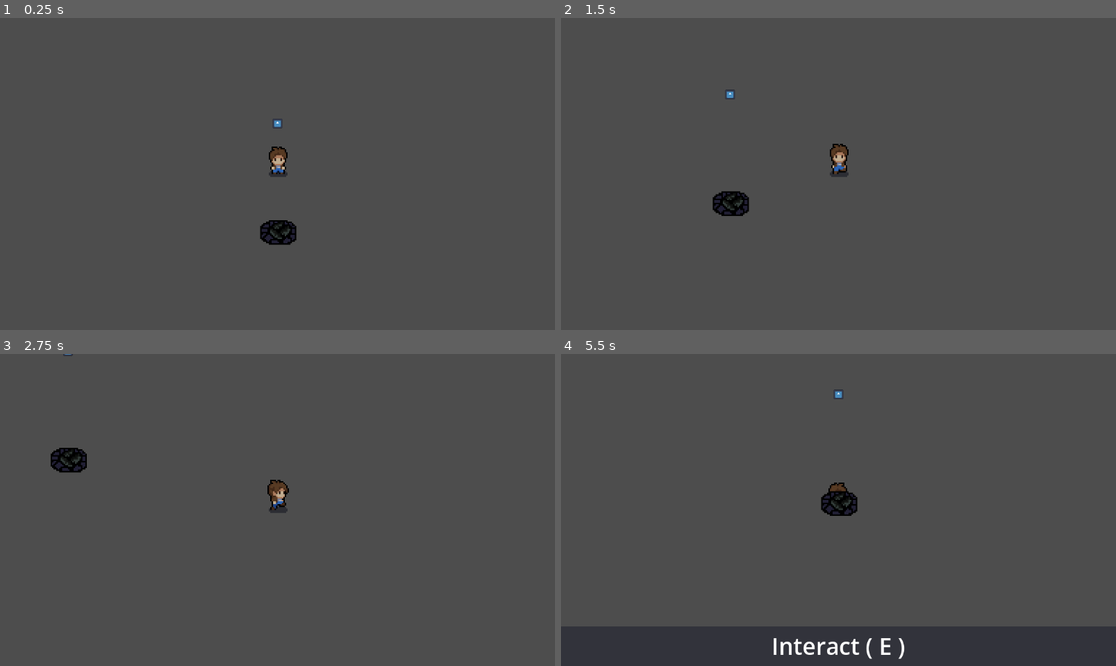
Above: before the commit, frames 1-4 (two rows, left to right).
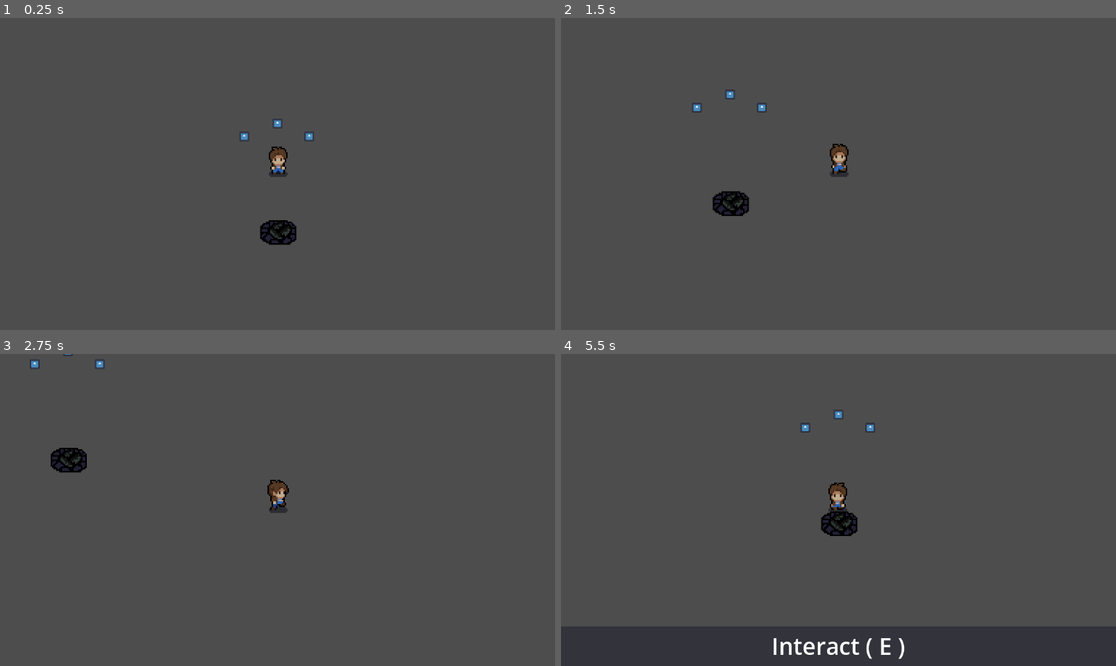
Above: after the commit, the same moments.

Repository: orcakt/gamejam-feb-2026
Game: Godot game, scene res://tests/test_interactions.tscn
Same seed, same stepped clock (60 frames per second), same inputs: the game is played once before the commit and once after it. This scene is started directly instead of the project's main scene. The engine's default icon, where the game draws it, is replaced by a stand-in: a white triangle on a blue panel in a dark square.
Inputs:
- Up to frame 1 (0.25 s): no input
- Up to frame 2 (1.5 s): tap Enter (craft_item) at 0.5, 1.35 s; hold Right (ui_right) 0.53-1.28 s; hold E (interact) 0.53-1.28 s; hold Down (ui_down) from 1.28 s (still down)
- Up to frame 3 (2.75 s): tap E (interact) at 1.55 s; release Down (ui_down) at 2.03 s; hold Right (ui_right) from 2.03 s (still down); hold E (interact) from 2.03 s (still down)
- Up to frame 4 (5.5 s): release Right (ui_right) at 2.78 s; release E (interact) at 2.78 s; hold Up (ui_up) 2.78-3.53 s; tap Ctrl at 2.85 s; tap E (interact) at 3.05, 4.55 s; hold E (interact) 3.53-4.28 s; hold Left (ui_left) 3.53-5.03 s; tap U at 3.6 s; tap Tab (open_crafting_menu) at 4.15 s; tap T at 4.35 s; tap Escape (ui_cancel) at 4.9 s; hold Down (ui_down) from 5.03 s (still down); hold E (interact) from 5.03 s (still down)

The runs differ from the first frame. In frame 1, less than 0.1% of the frame differs, in the area x 43-57%, y 36-40%; in frame 2, less than 0.1%; in frame 3, less than 0.1%; in frame 4, 1.0%, in the area x 43-57%, y 11-59%.

Commit message:
campfire ui functional

Diff:
--- a/stone-pine-survival/project.godot
+++ b/stone-pine-survival/project.godot
@@ -39,6 +39,14 @@
 
 [input]
 
+ui_accept={
+"deadzone": 0.5,
+"events": [Object(InputEventKey,"resource_local_to_scene":false,"resource_name":"","device":0,"window_id":0,"alt_pressed":false,"shift_pressed":false,"ctrl_pressed":false,"meta_pressed":false,"pressed":false,"keycode":4194309,"physical_keycode":0,"key_label":0,"unicode":0,"location":0,"echo":false,"script":null)
+, Object(InputEventKey,"resource_local_to_scene":false,"resource_name":"","device":0,"window_id":0,"alt_pressed":false,"shift_pressed":false,"ctrl_pressed":false,"meta_pressed":false,"pressed":false,"keycode":4194310,"physical_keycode":0,"key_label":0,"unicode":0,"location":0,"echo":false,"script":null)
+, Object(InputEventKey,"resource_local_to_scene":false,"resource_name":"","device":0,"window_id":0,"alt_pressed":false,"shift_pressed":false,"ctrl_pressed":false,"meta_pressed":false,"pressed":false,"keycode":32,"physical_keycode":0,"key_label":0,"unicode":32,"location":0,"echo":false,"script":null)
+, Object(InputEventKey,"resource_local_to_scene":false,"resource_name":"","device":-1,"window_id":0,"alt_pressed":false,"shift_pressed":false,"ctrl_pressed":false,"meta_pressed":false,"pressed":false,"keycode":0,"physical_keycode":69,"key_label":0,"unicode":101,"location":0,"echo":false,"script":null)
+]
+}
 open_crafting_menu={
 "deadzone": 0.2,
 "events": [Object(InputEventKey,"resource_local_to_scene":false,"resource_name":"","device":-1,"window_id":0,"alt_press …(195 unchanged characters)…
--- a/stone-pine-survival/systems/inventory/inventory.gd
+++ b/stone-pine-survival/systems/inventory/inventory.gd
@@ -7,7 +7,7 @@
 var items: Dictionary[Item, int]
 
 
-func add(item: Item, amount: int) -> void:
+func add(item: Item, amount: int = 1) -> void:
 	if items.has(item):
 		items[item] += amount
 	else:
@@ -16,7 +16,7 @@
 	item_updated.emit(item, items[item])
 
 
-func remove(item: Item, amount: int) -> void:
+func remove(item: Item, amount: int = 1) -> void:
 	if items.has(item):
 		items[item] -= amount
 		var new_value = items[item]
--- a/stone-pine-survival/tests/test_interactions.tscn
+++ b/stone-pine-survival/tests/test_interactions.tscn
@@ -17,6 +17,14 @@
 position = Vector2(0, -35)
 item = ExtResource("3_1mk4n")
 
+[node name="WorldItem2" parent="." unique_id=1537467193 instance=ExtResource("2_fcdxs")]
+position = Vector2(-23, -26)
+item = ExtResource("3_1mk4n")
+
+[node name="WorldItem3" parent="." unique_id=346009173 instance=ExtResource("2_fcdxs")]
+position = Vector2(22, -26)
+item = ExtResource("3_1mk4n")
+
 [node name="Campfire" parent="." unique_id=1333735154 instance=ExtResource("3_j5o7t")]
 position = Vector2(0, 37)
 
--- a/stone-pine-survival/ui/game/campfire/campfire_ui.gd
+++ b/stone-pine-survival/ui/game/campfire/campfire_ui.gd
@@ -12,12 +12,12 @@
 	return campfire != null
 
 
-func interact(cmp: Campfire) -> void:
+func open(cmp: Campfire) -> void:
 	campfire = cmp
 	visible = true
 
 
-func disengage() -> void:
+func close() -> void:
 	visible = false
 	campfire = null
 
--- a/stone-pine-survival/ui/game/campfire/campfire_ui.tscn
+++ b/stone-pine-survival/ui/game/campfire/campfire_ui.tscn
@@ -95,5 +95,4 @@
 grow_horizontal = 2
 grow_vertical = 2
 max_value = 1.0
-fill_mode = 1
 show_percentage = false
--- a/stone-pine-survival/ui/game/inventory_ui.gd
+++ b/stone-pine-survival/ui/game/inventory_ui.gd
@@ -15,19 +15,25 @@
 func open() -> void:
 	visible = true
 	focused_index = 0
+	item_list.select(0)
+
 
 func close() -> void:
 	visible = false
 
-func next_item() -> Item:
+
+func select_item() -> Item:
+	return item_dict.find_key(focused_index)
+
+
+func next_item() -> void:
 	focused_index = (focused_index + 1) % item_dict.size()
 	item_list.select(focused_index)
-	return item_dict.find_key(focused_index)
 
-func prev_item() -> Item:
+
+func prev_item() -> void:
 	focused_index = (focused_index - 1) % item_dict.size()
 	item_list.select(focused_index)
-	return item_dict.find_key(focused_index)
 
 
 ### Sets the value of the item.
--- a/stone-pine-survival/ui/game/inventory_ui.tscn
+++ b/stone-pine-survival/ui/game/inventory_ui.tscn
@@ -60,7 +60,6 @@
 grow_horizontal = 2
 grow_vertical = 2
 theme_override_styles/panel = SubResource("StyleBoxFlat_jyxci")
-item_count = 1
 max_columns = 6
 same_column_width = true
 icon_mode = 0
--- a/stone-pine-survival/world/camp/campfire.gd
+++ b/stone-pine-survival/world/camp/campfire.gd
@@ -25,12 +25,18 @@
 var current_fuel: float
 
 
-func add_fuel(item: Item) -> void:
+func add_fuel(item: Item) -> bool:
+	# ensure item is burnable
+	if not fuel_types.has(item):
+		return false
+
 	# increase fuel amount per item
 	current_fuel += fuel_types[item]
 
 	# set the appropriate level
 	_set_level()
+
+	return true
 
 
 func _process(delta: float) -> void:
--- a/stone-pine-survival/world/camp/campfire.tscn
+++ b/stone-pine-survival/world/camp/campfire.tscn
@@ -12,7 +12,7 @@
 
 [node name="Campfire" type="StaticBody2D" unique_id=939318910]
 collision_layer = 4
-collision_mask = 2
+collision_mask = 3
 script = ExtResource("1_08kra")
 fuel_types = Dictionary[ExtResource("2_2cq4u"), int]({
 ExtResource("3_vhmcb"): 3,
--- a/stone-pine-survival/world/player/player.gd
+++ b/stone-pine-survival/world/player/player.gd
@@ -1,6 +1,11 @@
 class_name Player
 extends CharacterBody2D
 
+
+enum InputState {
+	WORLD,
+	UI
+}
 
 const SPEED = 100.0
 
@@ -11,6 +16,8 @@
 @onready var inventory: Inventory = $Inventory
 @onready var interact_popup: InteractPopup = %InteractPopup
 
+var input_state: InputState
+
 
 func _ready() -> void:
 	# Only enable camera for the local player
@@ -20,22 +27,16 @@
 
 func _physics_process(delta):
 	# Remote players will have their position synced via MultiplayerSynchronizer
-	if is_multiplayer_authority():
+	if is_multiplayer_authority() && input_state == InputState.WORLD:
 		player_movement(delta)
 
 
-func _input(event) -> void:
-	if event.is_action_pressed("interact") && interaction_field.can_interact():
-		var interactable: Interactable = interaction_field.interact(global_position)
-		if interactable is WorldItem:
-			# add item to inventory
-			inventory.add(interactable.item, 1)
-			interactable.destroy()
-		elif interactable is Campfire && not campfire_ui.connected():
-			# open campfire ui
-			campfire_ui.interact(interactable)
-			inventory_ui.open()
-
+func _input(event: InputEvent) -> void:
+	match input_state:
+		InputState.WORLD:
+			_world_inputs(event)
+		InputState.UI:
+			_ui_inputs(event)
 
 
 func player_movement(_delta):
@@ -74,9 +75,45 @@
 			anim.play("idle")
 
 
+func _world_inputs(event: InputEvent) -> void:
+	if event.is_action_pressed("interact") && interaction_field.can_interact():
+		var interactable: Interactable = interaction_field.interact(global_position)
+		if interactable is WorldItem:
+			# add item to inventory
+			inventory.add(interactable.item, 1)
+			interactable.destroy()
+		elif interactable is Campfire && not campfire_ui.connected():
+			# open campfire ui
+			campfire_ui.open(interactable)
+			inventory_ui.open()
+
+			input_state = InputState.UI
+
+
+func _ui_inputs(event: InputEvent) -> void:
+	if event.is_action_pressed("ui_cancel") && campfire_ui.connected():
+		campfire_ui.close()
+		inventory_ui.close()
+
+		input_state = InputState.WORLD
+	elif event.is_action_pressed("ui_accept") && campfire_ui.connected():
+		var item = inventory_ui.select_item()
+		var burnable = campfire_ui.campfire.add_fuel(item)
+
+		if burnable:
+			# remove item from inventory
+			inventory.remove(item)
+		else:
+			# offer player feedback to know the item cannot burn
+			pass
+	elif event.is_action_pressed("ui_left") && campfire_ui.connected():
+		inventory_ui.prev_item()
+	elif event.is_action_pressed("ui_right") && campfire_ui.connected():
+		inventory_ui.next_item()
+
+
 func _on_interaction_field_near_interactable() -> void:
 	interact_popup.open()
 
-
 func _on_interaction_field_no_interactables() -> void:
 	interact_popup.close()
--- a/stone-pine-survival/world/player/player.tscn
+++ b/stone-pine-survival/world/player/player.tscn
@@ -210,6 +210,7 @@
 height = 20.0
 
 [node name="Player" type="CharacterBody2D" unique_id=524976522]
+collision_mask = 12
 script = ExtResource("1_bvkkv")
 
 [node name="MultiplayerSynchronizer" type="MultiplayerSynchronizer" parent="." unique_id=1316071739]
